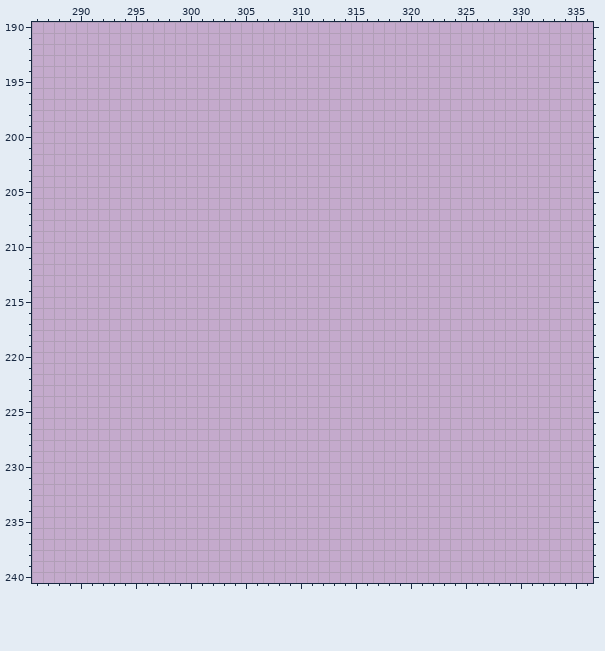
Two states of a pixel-art file, 2DGame_asset/tiles/Tiles.aseprite. The picture above is the old version.
768x576 pixels, 1 frame. Colours within 5 levels of each other are drawn and written as one. Shown: x 286..336, y 190..240. The commit also changed other parts of the picture, which this record leaves out.
After:
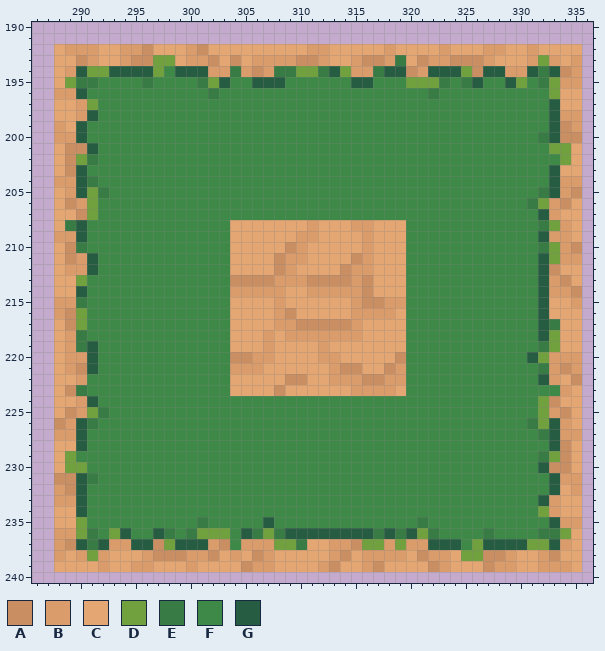
Palette (. is transparent): A #c98f63  B #db9c6b  C #e4a672  D #71a03e  E #397b44  F #3e8948  G #265c42
Changes in this commit:
Changed rows in their new state; - is an unchanged pixel.
Layer "colors":
first column x 288:
192 CBBBCCBBACCCBACCCCCCCCCBBCCCCCBCCCCBCCCBBCCBCCCC
193 CCABCCBAADDCBBACACBBBBAABCCBAABECABBAAABCCCBDBCB
194 CBGDDGGGGDFGGGBBEBABEEDDEGDBBEGGABGGGDAGGBBGEGAB
195 CDEEFFFFEFFFFEDGFFGGGFFFFFFGGFFFDDDEFEGFFGDFEDBB
196 BBGFFFFFFFFFFFEFFFFFFFFFFFFFFFFFFFEFFFFFFFFFFDCC
197 CCBDFFFFFFFFFFFFFFFFFFFFFFFFFFFFFFFFFFFFFFFFFGCC
198 CCBGFFFFFFFFFFFFFFFFFFFFFFFFFFFFFFFFFFFFFFFFFGBB
199 BCGFFFFFFFFFFFFFFFFFFFFFFFFFFFFFFFFFFFFFFFFFFGAB
200 BBGFFFFFFFFFFFFFFFFFFFFFFFFFFFFFFFFFFFFFFFFFEGAA
201 CAAGFFFFFFFFFFFFFFFFFFFFFFFFFFFFFFFFFFFFFFFFFDDC
202 CADEFFFFFFFFFFFFFFFFFFFFFFFFFFFFFFFFFFFFFFFFFFDC
203 CAGFFFFFFFFFFFFFFFFFFFFFFFFFFFFFFFFFFFFFFFFFFGCC
204 BBGEFFFFFFFFFFFFFFFFFFFFFFFFFFFFFFFFFFFFFFFFFGBB
205 CBGDEFFFFFFFFFFFFFFFFFFFFFFFFFFFFFFFFFFFFFFFEGBA
206 CABDFFFFFFFFFFFFFFFFFFFFFFFFFFFFFFFFFFFFFFFEDBAC
207 CCADFFFFFFFFFFFFFFFFFFFFFFFFFFFFFFFFFFFFFFFFGBCC
208 CEGFFFFFFFFFFFFFCCCCCCCBCCCBBCCCFFFFFFFFFFFFEDBC
209 BBGFFFFFFFFFFFFFCCCCCCBBCCCCBCCCFFFFFFFFFFFFGBBC
210 CAEFFFFFFFFFFFFFCCCCCABCCCCCBCCCFFFFFFFFFFFFEDBA
211 CABGFFFFFFFFFFFFCCCCABBCCCCABCCCFFFFFFFFFFFFGDBB
212 CBBGFFFFFFFFFFFFCCCCABCCCCABBCCCFFFFFFFFFFFFGACC
213 CCDFFFFFFFFFFFFFAAAABBBAAAABACCCFFFFFFFFFFFFGBAC
214 CCGFFFFFFFFFFFFFBBBBBCCBBBBBACCCFFFFFFFFFFFFGBBA
215 BBEFFFFFFFFFFFFFCCCCBCCCCCCBAABBFFFFFFFFFFFFGCCB
216 BADFFFFFFFFFFFFFCCCCBACCCCCBBBBCFFFFFFFFFFFFGCCC
217 CADFFFFFFFFFFFFFCCCCBBAAAAABCCCCFFFFFFFFFFFFGECC
218 CBEFFFFFFFFFFFFFCCCBCBBBBBBBCCCCFFFFFFFFFFFFGDCC
219 CBEGFFFFFFFFFFFFCCCBCCCCBCCCCCCCFFFFFFFFFFFFEDCC
220 CBBGFFFFFFFFFFFFAABBCCCCBBCCCCCAFFFFFFFFFFFGDBBB
221 CBAGFFFFFFFFFFFFBBBCCCCCCBAACCABFFFFFFFFFFFFEBAB
222 CCBFFFFFFFFFFFFFCCCCCAACCBBBAABBFFFFFFFFFFFFGBCA
223 CAEFFFFFFFFFFFFFCCCCACCCCCCBBBBCFFFFFFFFFFFFFFBC
224 CCBGFFFFFFFFFFFFFFFFFFFFFFFFFFFFFFFFFFFFFFFFDACC
225 CABDEFFFFFFFFFFFFFFFFFFFFFFFFFFFFFFFFFFFFFFFDBAC
226 ABGEFFFFFFFFFFFFFFFFFFFFFFFFFFFFFFFFFFFFFFFEDGBC
227 BBGFFFFFFFFFFFFFFFFFFFFFFFFFFFFFFFFFFFFFFFFFEGBB
228 CCGFFFFFFFFFFFFFFFFFFFFFFFFFFFFFFFFFFFFFFFFFFGAC
229 CDFFFFFFFFFFFFFFFFFFFFFFFFFFFFFFFFFFFFFFFFFFEDAC
230 CDDFFFFFFFFFFFFFFFFFFFFFFFFFFFFFFFFFFFFFFFFFGAAC
231 AAGEFFFFFFFFFFFFFFFFFFFFFFFFFFFFFFFFFFFFFFFFFGBB
232 BAGFFFFFFFFFFFFFFFFFFFFFFFFFFFFFFFFFFFFFFFFFFGCB
233 BBGFFFFFFFFFFFFFFFFFFFFFFFFFFFFFFFFFFFFFFFFFGBCC
234 CCGFFFFFFFFFFFFFFFFFFFFFFFFFFFFFFFFFFFFFFFFFDBCC
235 CCDFFFFFFFFFFEFFFFFGFFFFFFFFFFFFFEFFFFFFFFFFFGBB
236 BBDEFDGFFGEFEDDDFGEDEGGGGGGGGEGEGDEFFFFEFFFFEEDC
237 BAGEGBBGGADGGGBAFBBBDDECCBBADDBDBBGGGFDGGGGDDGBC
238 BCBDBCCCBAAABBACBCABCCCCCBACBBBBCABBCDDAABCCBACC
239 CCCCBCCBBCCCBCCCCABBCCCCBACCBACCCCABCCCABBCCBBBC
Where, in picture pixels (left, top, right, bottom), the same in both pictures:
added: (54, 44, 582, 572)
